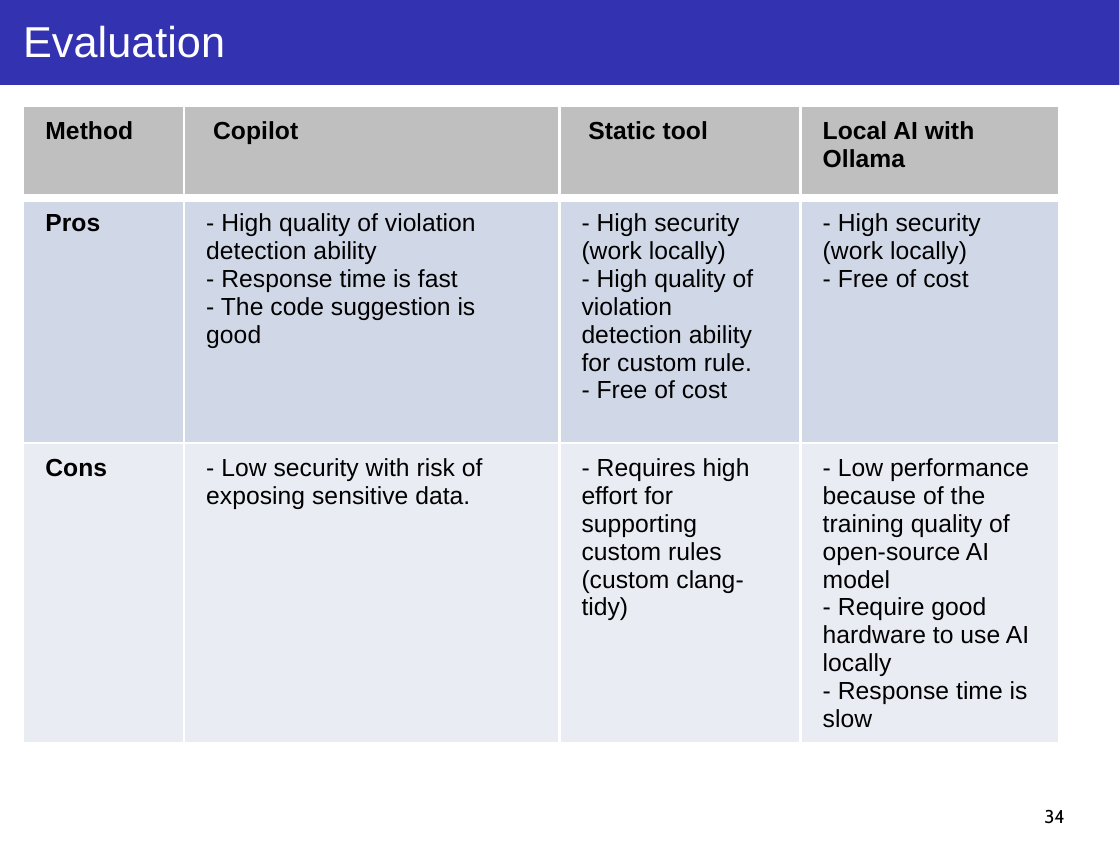
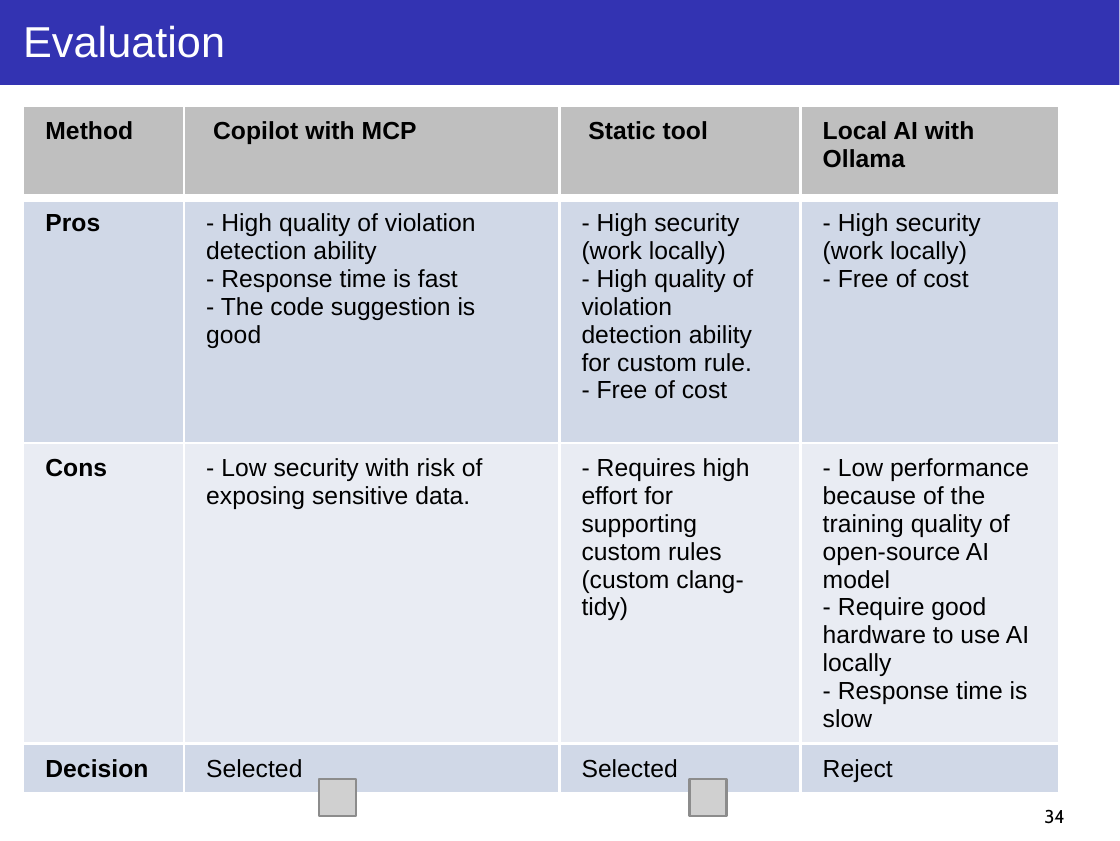
Before and after one commit to taikt/codefun, a slide deck: slide 34 of deepl/code_guard/doc/Code-Guard.pptx. Drawn at 1120x841 pixels with LibreOffice and Linux fonts; fonts in the diff are those of the drawing; grey boxes stand for pictures. Boxes give left, top, right and bottom in pixels: in the first picture for what was removed or moved away, otherwise in the second. Text is boxed around its words. In the diff, an @@ line names an element or a change of style, - is before the commit and + after.

```diff
--- a/deepl/code_guard/doc/Code-Guard.pptx
+++ b/deepl/code_guard/doc/Code-Guard.pptx
@@ table at <box>22,107,1060,829</box> @@
-row 1, column 2: Copilot
+row 1, column 2: Copilot with MCP
+row 4: Decision | Selected | Selected | Reject
@@ picture added at <box>320,780,358,818</box> @@
@@ picture added at <box>689,780,727,818</box> @@
```
Also in this commit, not shown: 17 other slides changed.
